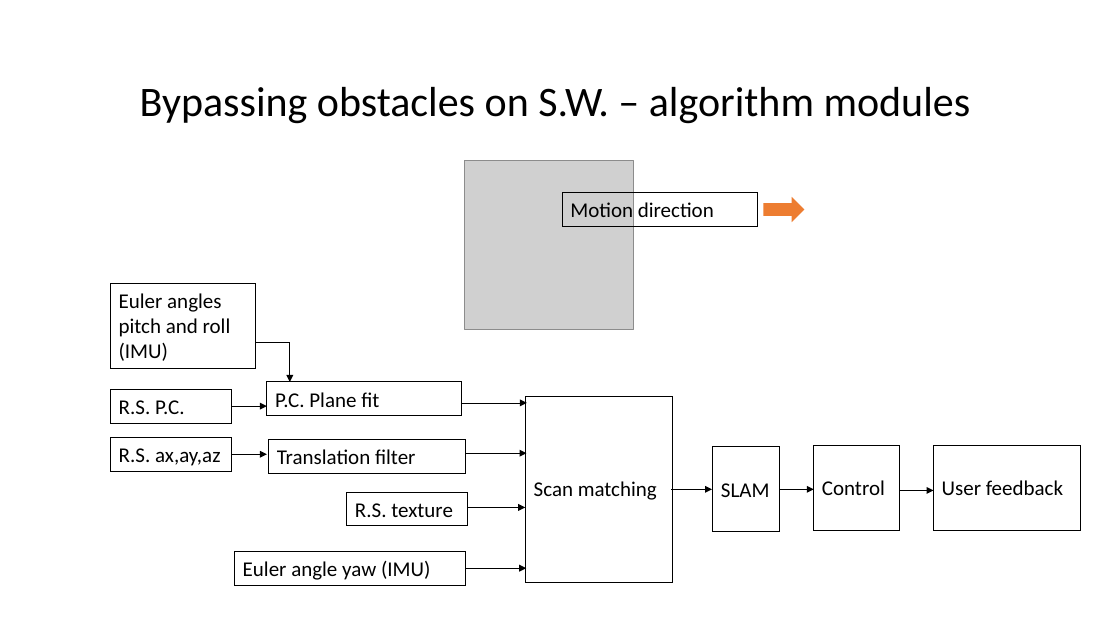
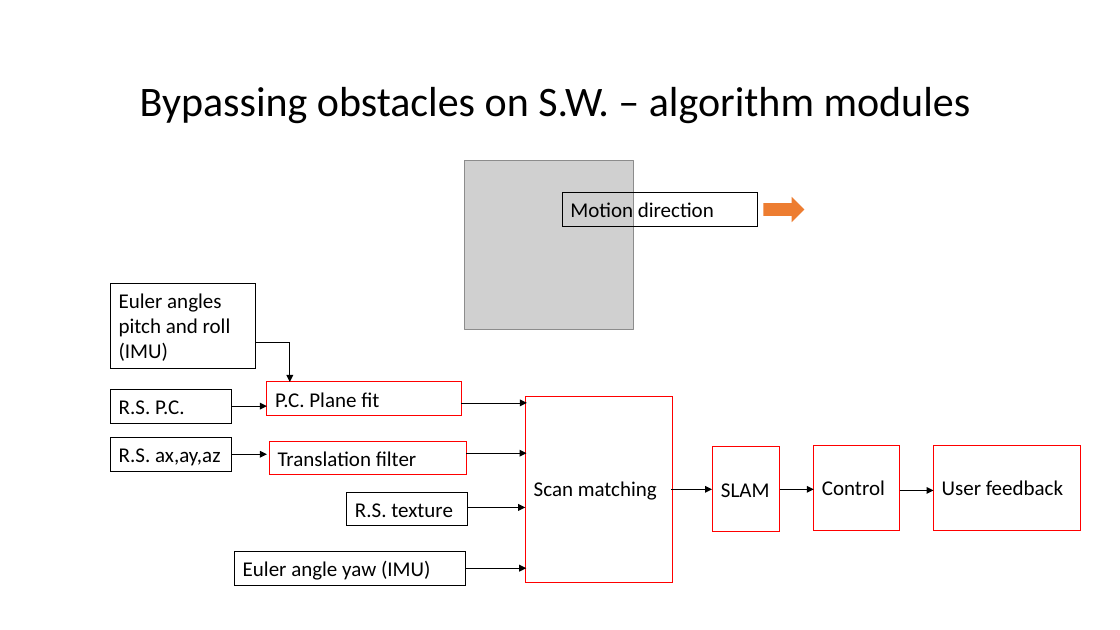
Before and after one commit to GuideMeDev/guide_me_ros, a slide deck: slide 3 of Algo/Documentation/Bypassing obstacles on SW modules flow chart.pptx (slide 2 before the commit). Drawn at 1120x630 pixels with LibreOffice and Linux fonts; fonts in the diff are those of the drawing; grey boxes stand for pictures. Boxes give left, top, right and bottom in pixels: in the first picture for what was removed or moved away, otherwise in the second. Text is boxed around its words. In the diff, an @@ line names an element or a change of style, - is before the commit and + after.

```diff
--- a/Algo/Documentation/Bypassing obstacles on SW modules flow chart.pptx
+++ b/Algo/Documentation/Bypassing obstacles on SW modules flow chart.pptx
@@ outline #000000 0.75 pt to #FF0000 0.75 pt in 6 elements at (267, 382, 462, 416), (526, 396, 673, 582), (712, 447, 780, 532), (814, 446, 901, 531), (933, 446, 1081, 531), (270, 441, 466, 475) @@
```
Also in this commit, not shown: 1 other slide changed, 4 slides added, 12 other files.
